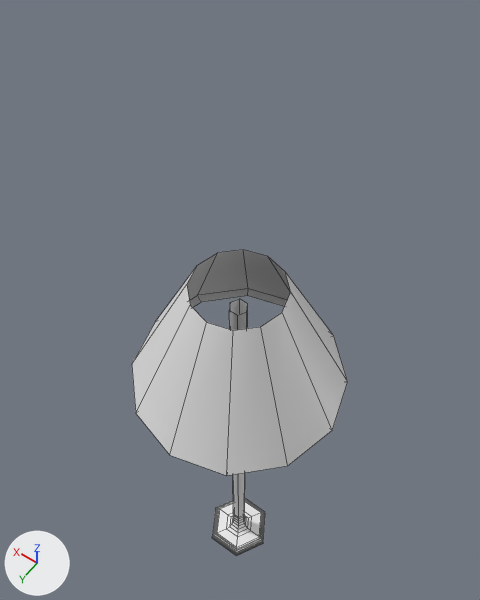
What one commit did to the FBX model PlayAwardSrc/Assets/PlayAward/Gfx/FBX/lampara_pie/lampara_pie.FBX.
Both versions are drawn from a 50 mm camera at (-0.81, 1.12, 3.94) aimed at (0.18, -0.26, 1.76). Lighting does not change. The marker at lower left points along +X, +Y and +Z. Mesh edges are drawn as thin lines. Where no turn or scale is listed for an object, it has been applied to the vertices.

The first picture shows 'lampara_base'.
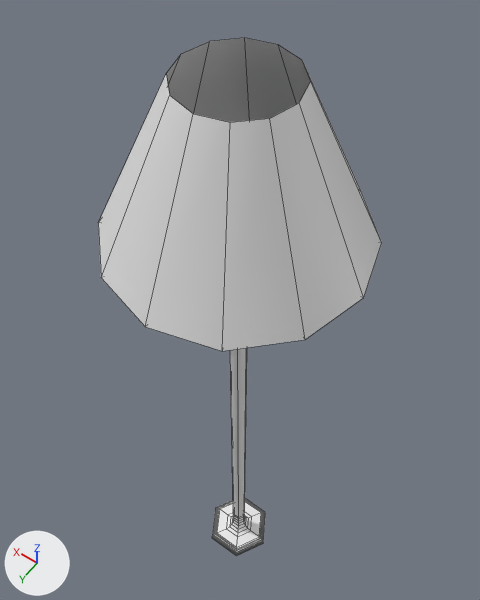
Location of each change, [x1, y1, x2, y2] in pixels of the pictures (480 x 600 px; the box of a moved part takes in the faces that stretch with it):
'lampara_base', reshaped (31% wider, 69% taller)
    before: [132, 250, 348, 555]
    after: [98, 38, 382, 555]
part 1 of me_mesh, moved or reshaped
    before: [132, 250, 348, 475]
    after: [98, 38, 382, 351]
part 2 of me_mesh, moved or reshaped
    before: [229, 299, 248, 517]
    after: [230, 348, 247, 517]

The change, as a list of edits to the scene's bpy script:
```text
Change me_mesh:
    where me_mesh.from_pydata(...)  # 180 vertices, 162 faces; spans x -0.42..0.42, y -0.42..0.42, z 0.0..2.24
    used by ob_lampara_base; location = (0.0, 0.0, 0.0)
    before: 23 (0.03, 0.0, 2.14) at pixel (230, 302), 47 (0.02, 0.03, 2.14) at pixel (229, 310), 71 (-0.02, 0.03, 2.14) at pixel (237, 315), 95 (-0.03, 0.0, 2.14) at pixel (246, 311), 119 (-0.02, -0.03, 2.14) at pixel (247, 303)
    before: 143 (0.02, -0.03, 2.14) at pixel (239, 298)
    me_mesh part 1: the loose piece of 36 vertices spanning x -0.42..0.42, y -0.42..0.42, z 1.71..2.24 is moved by (0.0, 0.0, 0.79)
    me_mesh part 2
    add for i in [23, 47, 71, 95, 119, 143]: me_mesh.vertices[i].co += Vector((0.0, 0.0, 0.5))
```
